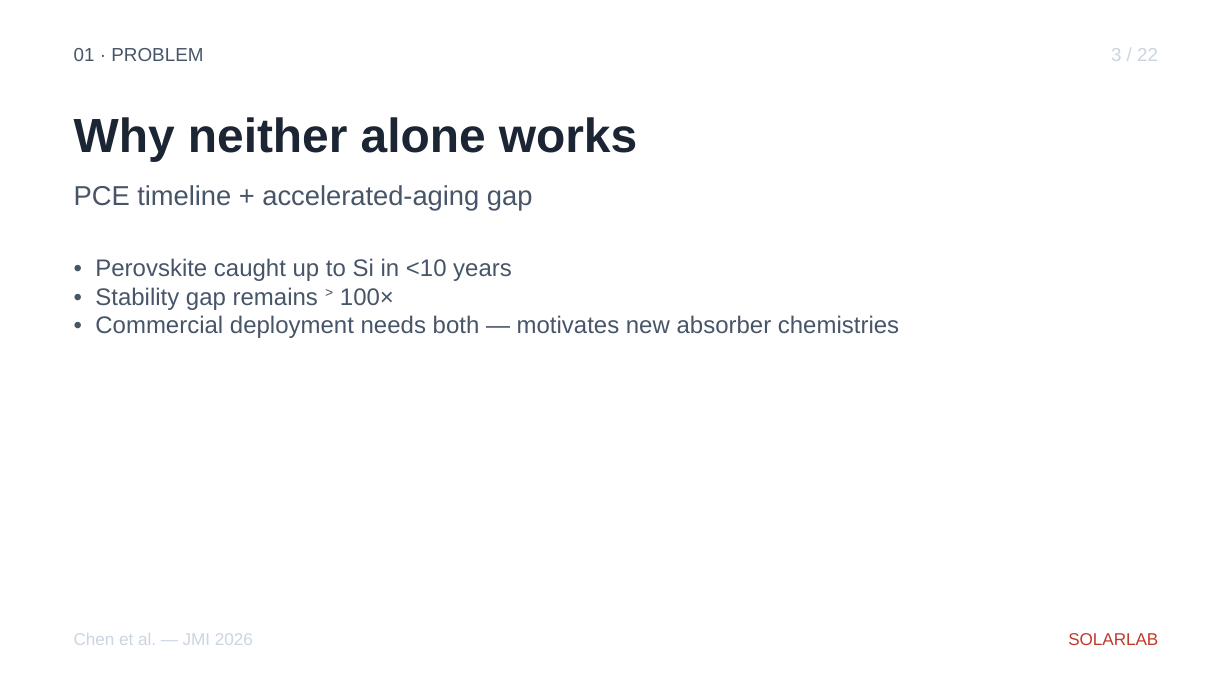
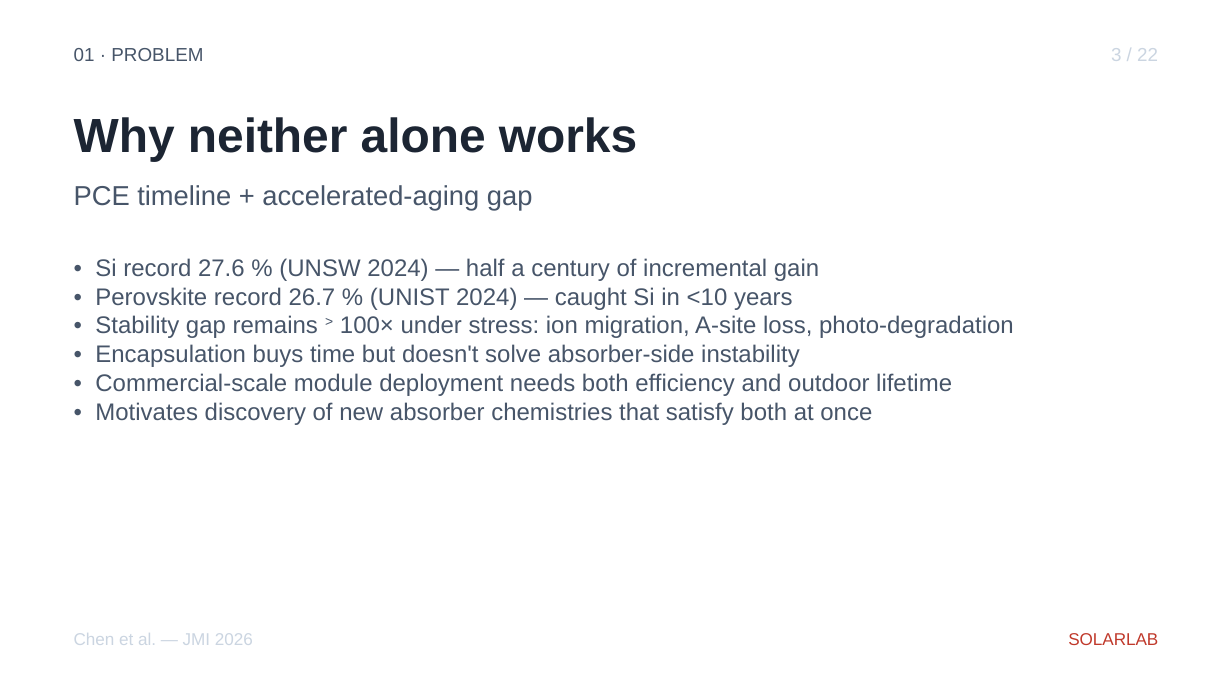
Before and after one commit to ShaneLogic/SolarLab, a slide deck: slide 4 of presentations/jmi-2026/output/jmi-2026.pptx. Drawn at 1232x693 pixels with LibreOffice and Linux fonts; fonts in the diff are those of the drawing. Boxes give left, top, right and bottom in pixels: in the first picture for what was removed or moved away, otherwise in the second. Text is boxed around its words. In the diff, an @@ line names an element or a change of style, - is before the commit and + after.

```diff
--- a/presentations/jmi-2026/output/jmi-2026.pptx
+++ b/presentations/jmi-2026/output/jmi-2026.pptx
@@ text at <box>95,258,1014,425</box>: text changed @@
-• Perovskite caught up to Si in <10 years
-• Stability gap remains > 100×
-• Commercial deployment needs both — motivates new absorber chemistries
+• Si record 27.6 % (UNSW 2024) — half a century of incremental gain
+• Perovskite record 26.7 % (UNIST 2024) — caught Si in <10 years
+• Stability gap remains > 100× under stress: ion migration, A-site loss, photo-degradation
+• Encapsulation buys time but doesn't solve absorber-side instability
+• Commercial-scale module deployment needs both efficiency and outdoor lifetime
+• Motivates discovery of new absorber chemistries that satisfy both at once
```
Also in this commit, not shown: 20 other slides changed, 5 other files.
